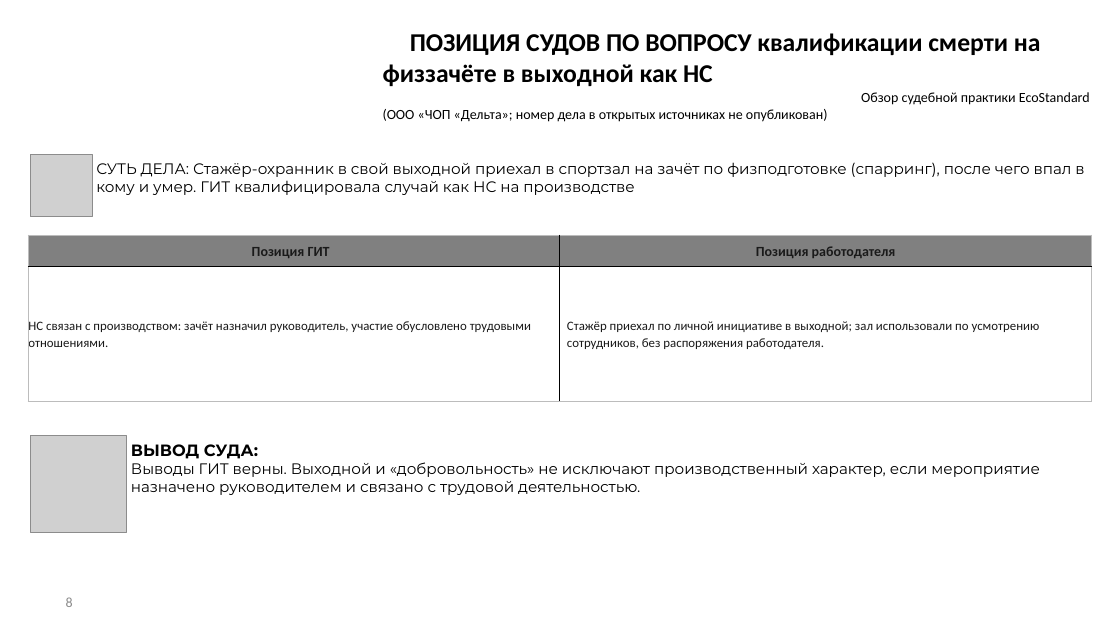
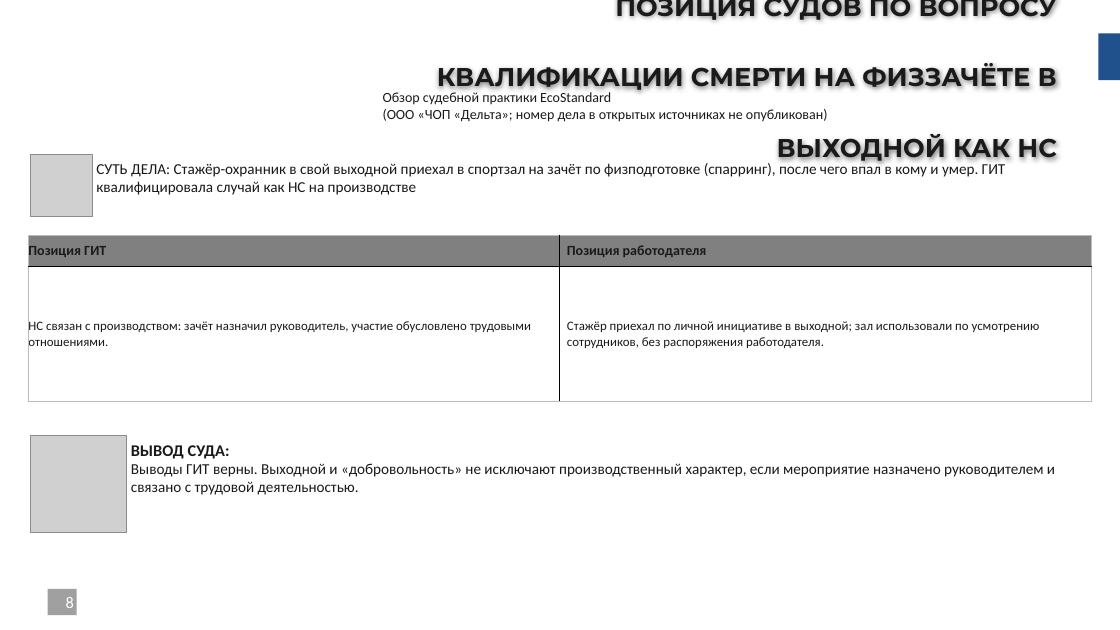
Before and after one commit to lysakalenushka-hash/-, a slide deck: slide 8 of Презентация_треш_кейсы_ОТ_желтые.pptx. Drawn at 1120x630 pixels with LibreOffice and Linux fonts; fonts in the diff are those of the drawing; grey boxes stand for pictures; background and template pictures are left out. Boxes give left, top, right and bottom in pixels: in the first picture for what was removed or moved away, otherwise in the second. Text is boxed around its words. In the diff, an @@ line names an element or a change of style, - is before the commit and + after.

```diff
--- a/Презентация_треш_кейсы_ОТ_желтые.pptx
+++ b/Презентация_треш_кейсы_ОТ_желтые.pptx
@@ title at (437,0,1057,163): text changed; font Calibri to Montserrat; text colour #000000 to #1A1A1A @@
-ПОЗИЦИЯ СУДОВ ПО ВОПРОСУ квалификации смерти на физзачёте в выходной как НС
+ПОЗИЦИЯ СУДОВ ПО ВОПРОСУ КВАЛИФИКАЦИИ СМЕРТИ НА ФИЗЗАЧЁТЕ В ВЫХОДНОЙ КАК НС
@@ rectangle added at (1099,34,1120,81), fill #21518D @@
@@ text "Обзор судебной практики EcoStandard" at (383,92,828,122): text colour #000000 to #1A1A1A; alignment right to left @@
@@ text "СУТЬ ДЕЛА: Стажёр-охранник в свой ..." at (96,161,1006,195): font Montserrat to Calibri, text colour #000000 to #1A1A1A @@
@@ table at (29,235,1092,402) @@
@@ alignment centre to left @@
@@ line spacing 1.07 to 1 @@
@@ less space between paragraphs @@
@@ text "ВЫВОД СУДА:" at (131,445,1055,495): font Montserrat to Calibri, text colour #000000 to #1A1A1A @@
@@ rectangle added at (48,589,77,615), fill #535353 at 55% opacity @@
@@ page number at (66,597,74,608): size 12 to 14 pt, text colour #8C8C8C to #FFFFFF @@
```
Also in this commit, not shown: 7 other slides changed.
